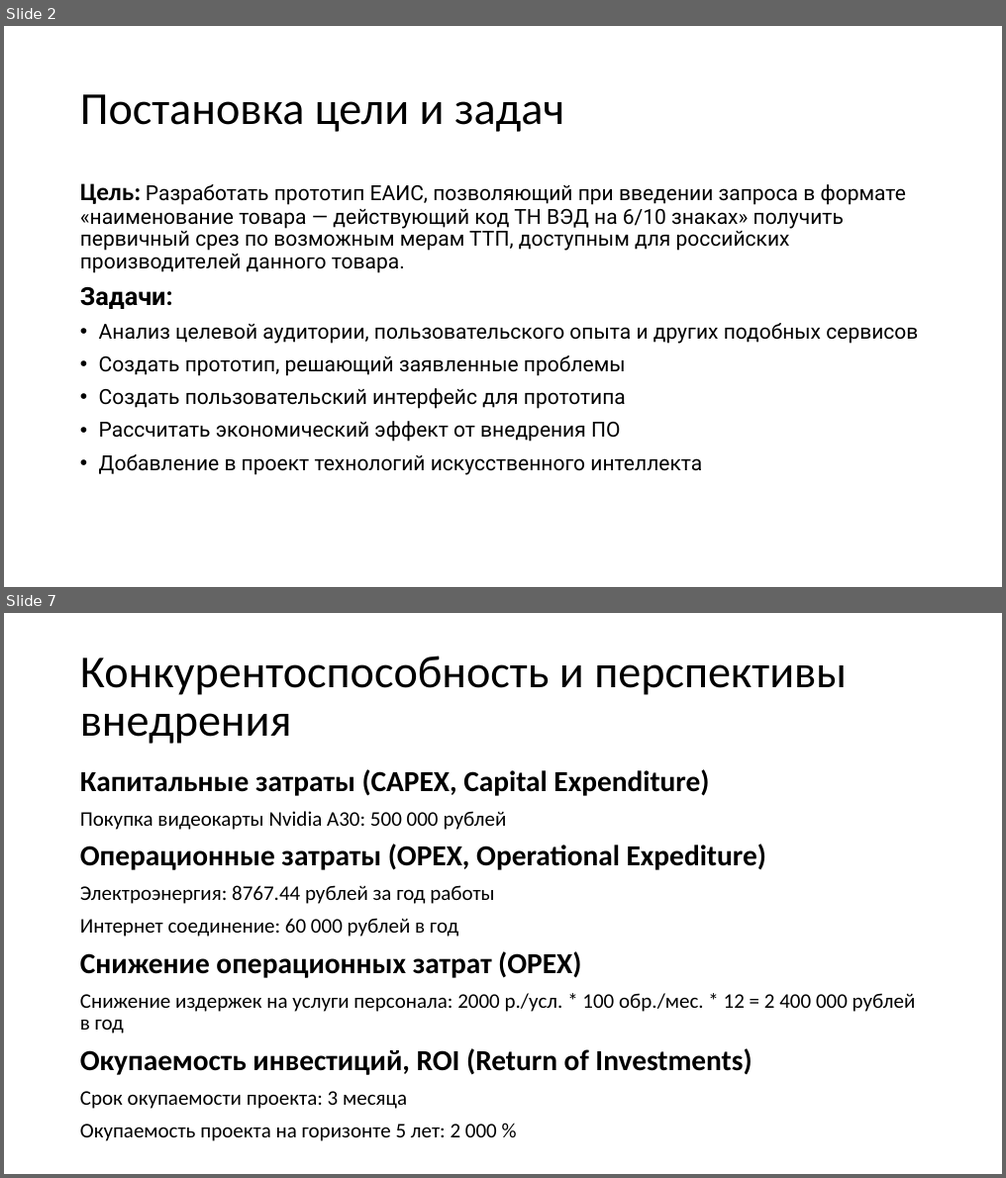
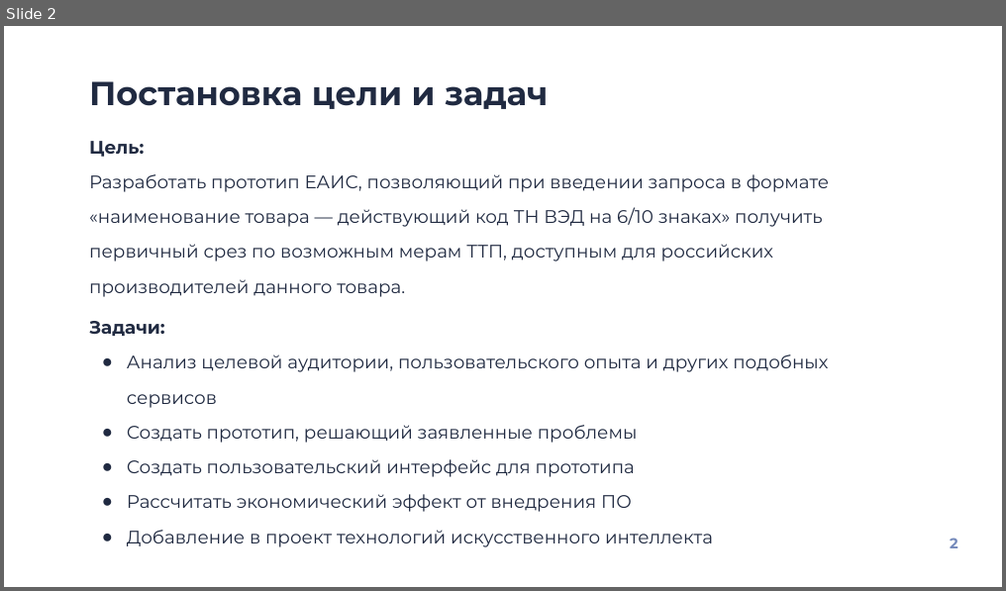
Before and after one commit to maxikfedorov/trade-defense-platform, a slide deck: assets/НейроСанитары_Моспром_v1.pptx. Shown one above the other, each under a label of ours: slides 2 and 7 before the commit, slide 2 after it; the slides between them are not shown. The pictures are 1006x1178 and 1006x591 pixels, drawn with LibreOffice and Linux fonts; fonts in the diff are those of the drawing. Boxes give left, top, right and bottom in pixels: in the first picture for what was removed or moved away, otherwise in the second. Text is boxed around its words. In the diff, an @@ line names an element or a change of style, - is before the commit and + after.

```diff
--- a/assets/НейроСанитары_Моспром_v1.pptx
+++ b/assets/НейроСанитары_Моспром_v1.pptx
@@ slide 7 removed at (4, 613, 1002, 1174), background #FFFFFF @@
@@ title removed at (80, 656, 846, 744) @@
-Конкурентоспособность и перспективы внедрения
@@ text removed at (80, 769, 916, 1142) @@
-Капитальные затраты (CAPEX, Capital Expenditure)
-Покупка видеокарты Nvidia A30: 500 000 рублей
-Операционные затраты (OPEX, Operational Expediture)
-Электроэнергия: 8767.44 рублей за год работы
-Интернет соединение: 60 000 рублей в год
-Снижение операционных затрат (OPEX)
-Снижение издержек на услуги персонала: 2000 р./усл. * 100 обр./мес. * 12 = 2 400 000 рублей в год
-Окупаемость инвестиций, ROI (Return of Investments)
-Срок окупаемости проекта: 3 месяца
-Окупаемость проекта на горизонте 5 лет: 2 000 %
@@ slide 2 changed as well @@
@@ title "Постановка цели и задач": place and size @@
-title "Постановка цели и задач" at (80, 94, 564, 132)
+title "Постановка цели и задач" at (89, 81, 548, 109)
@@ title "Постановка цели и задач" at (89, 81, 548, 109): size 44 to 32 pt, font Calibri to Montserrat, text colour #000000 to #202A41, bold on; line spacing 0.9 to 1; vertical alignment middle to top @@
@@ text "Цель:": place and size @@
-text "Цель:" at (80, 183, 918, 475)
+text "Цель:" at (89, 141, 830, 548)
@@ text at (89, 141, 830, 297): text changed; size 20 to 17.5 pt; font Roboto to Montserrat; text colour #000000 to #202A41 @@
-Цель: Разработать прототип ЕАИС, позволяющий при введении запроса в формате «наименование товара — действующий код ТН ВЭД на 6/10 знаках» получить первичный срез по возможным мерам ТТП, доступным для российских производителей данного товара.
+Цель:
+Разработать прототип ЕАИС, позволяющий при введении запроса в формате «наименование товара — действующий код ТН ВЭД на 6/10 знаках» получить первичный срез по возможным мерам ТТП, доступным для российских производителей данного товара.
@@ text at (89, 321, 828, 548): size 24 to 17.5 pt in "Задачи:"; font Roboto to Montserrat, text colour #000000 to #202A41 in "Задачи:", "Анализ целевой аудитории, пользовательского опыта и других ...", "Создать прототип, решающий заявленные проблемы", "Создать пользовательский интерфейс для прототипа" and 2 more places; size 20 to 17.5 pt in "Анализ целевой аудитории, пользовательского опыта и других ...", "Создать прототип, решающий заявленные проблемы", "Создать пользовательский интерфейс для прототипа", "Рассчитать экономический эффект от внедрения ПО" and 1 more places; line spacing 0.9 to 1.6; less space between paragraphs; bullet • to ● @@
@@ text added at (949, 538, 958, 549), 14 pt, text #758ABB, bold @@
+2
```
Also in this commit, not shown: 4 other slides changed, 6 slides added, 4 other slides removed, 4 other files.
